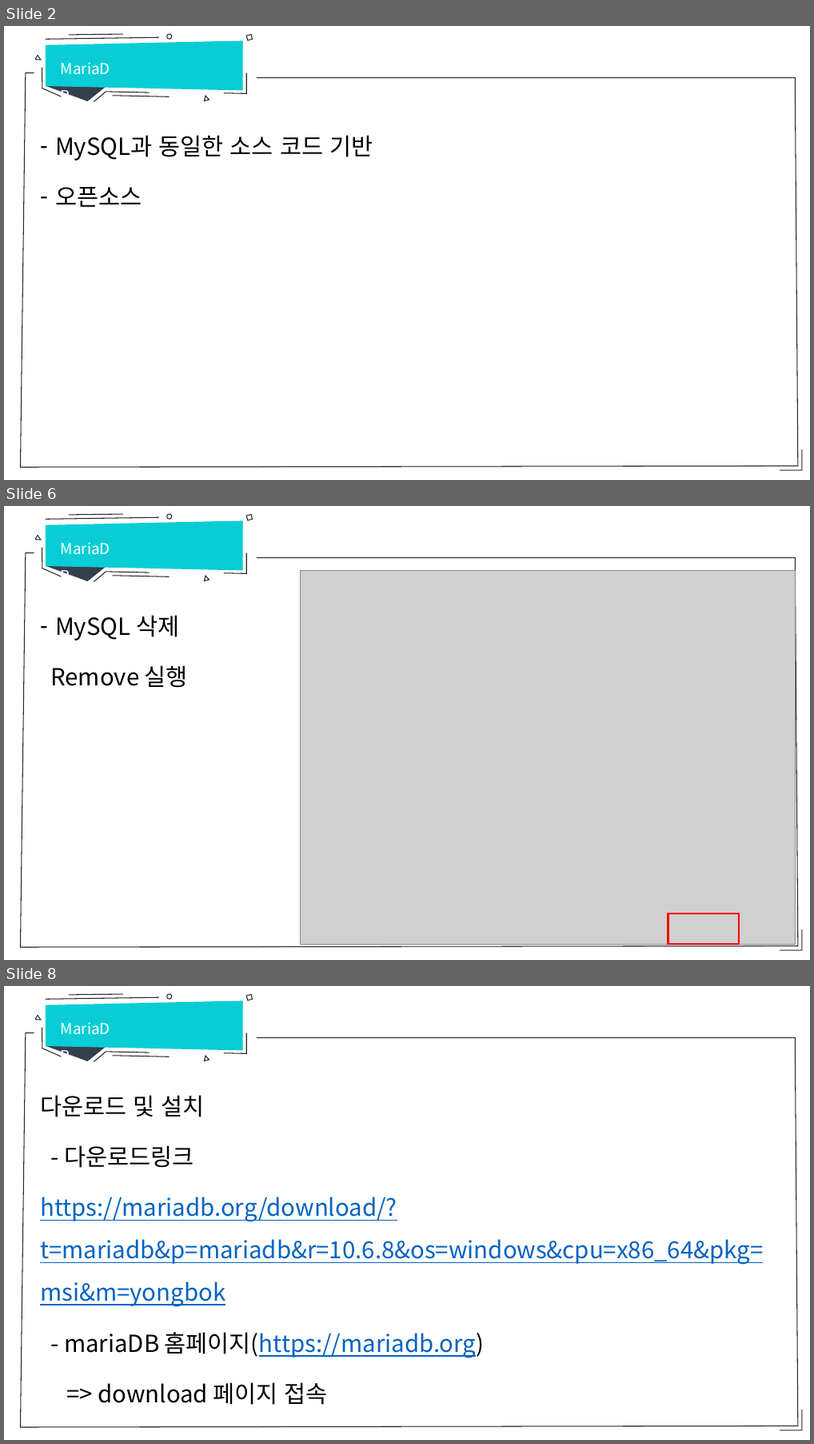
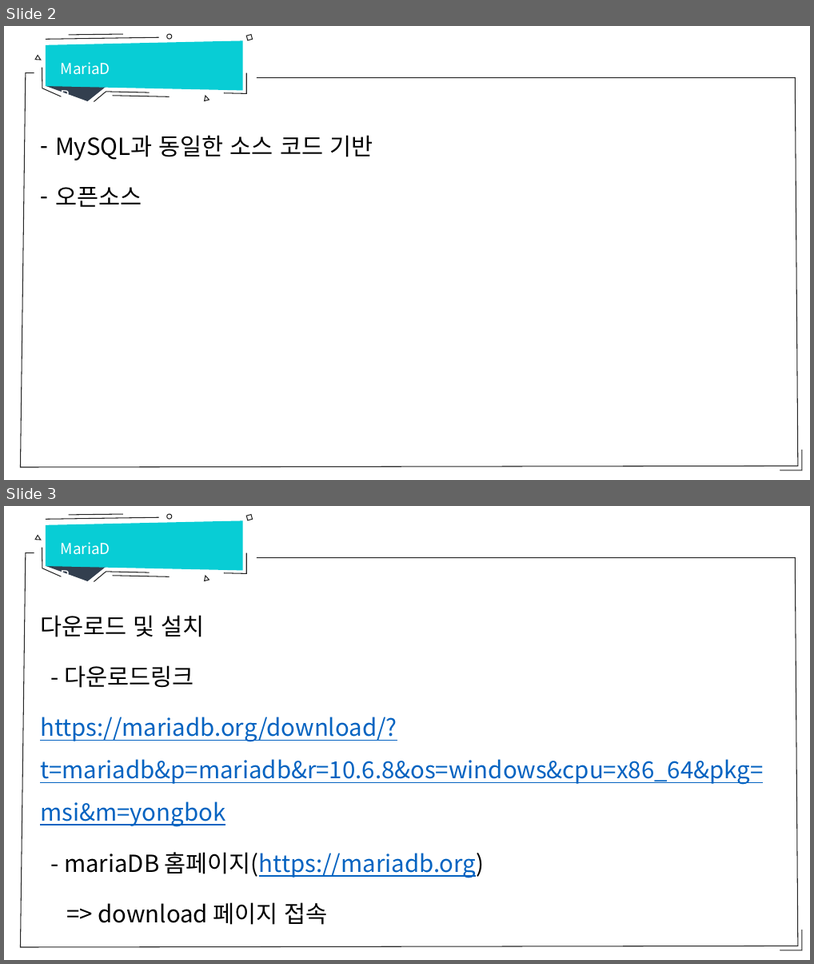
Before and after one commit to hitxid/openDatabase, a slide deck: database/mariadb설치.pptx. Shown one above the other, each under a label of ours: slides 2, 6 and 8 before the commit, slides 2 and 3 after it; the slides between them are not shown. The pictures are 814x1444 and 814x964 pixels, drawn with LibreOffice and Linux fonts; fonts in the diff are those of the drawing; grey boxes stand for pictures. Boxes give left, top, right and bottom in pixels: in the first picture for what was removed or moved away, otherwise in the second. Text is boxed around its words. In the diff, an @@ line names an element or a change of style, - is before the commit and + after.

```diff
--- a/database/mariadb설치.pptx
+++ b/database/mariadb설치.pptx
@@ slide 6 removed at (4, 506, 810, 960), background #FFFFFF; not listed: 14 template elements that a slide beside it also shows @@
@@ text removed at (55, 527, 126, 557) @@
-MariaDB
@@ picture removed at (301, 570, 796, 944) @@
@@ text removed at (50, 615, 188, 688) @@
-– MySQL 삭제
-Remove 실행
@@ rectangle removed at (669, 913, 740, 944) @@
@@ what was slide 8 is now slide 3 @@
```
Also in this commit, not shown: 1 slide changed, 4 other slides removed.
